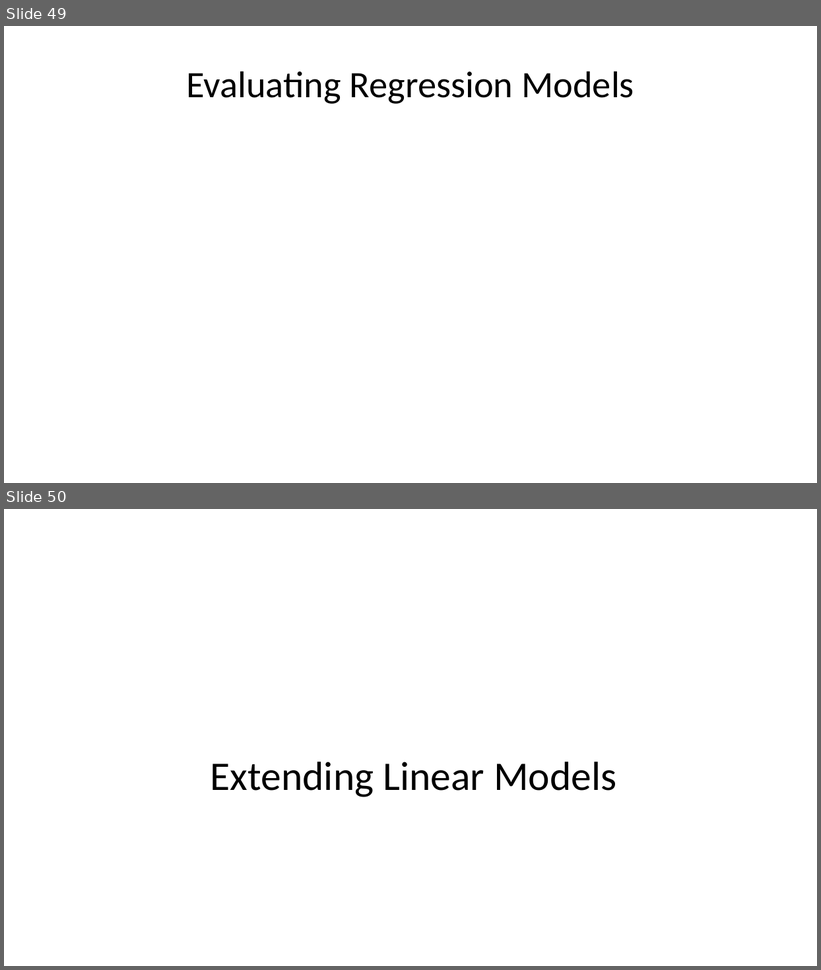
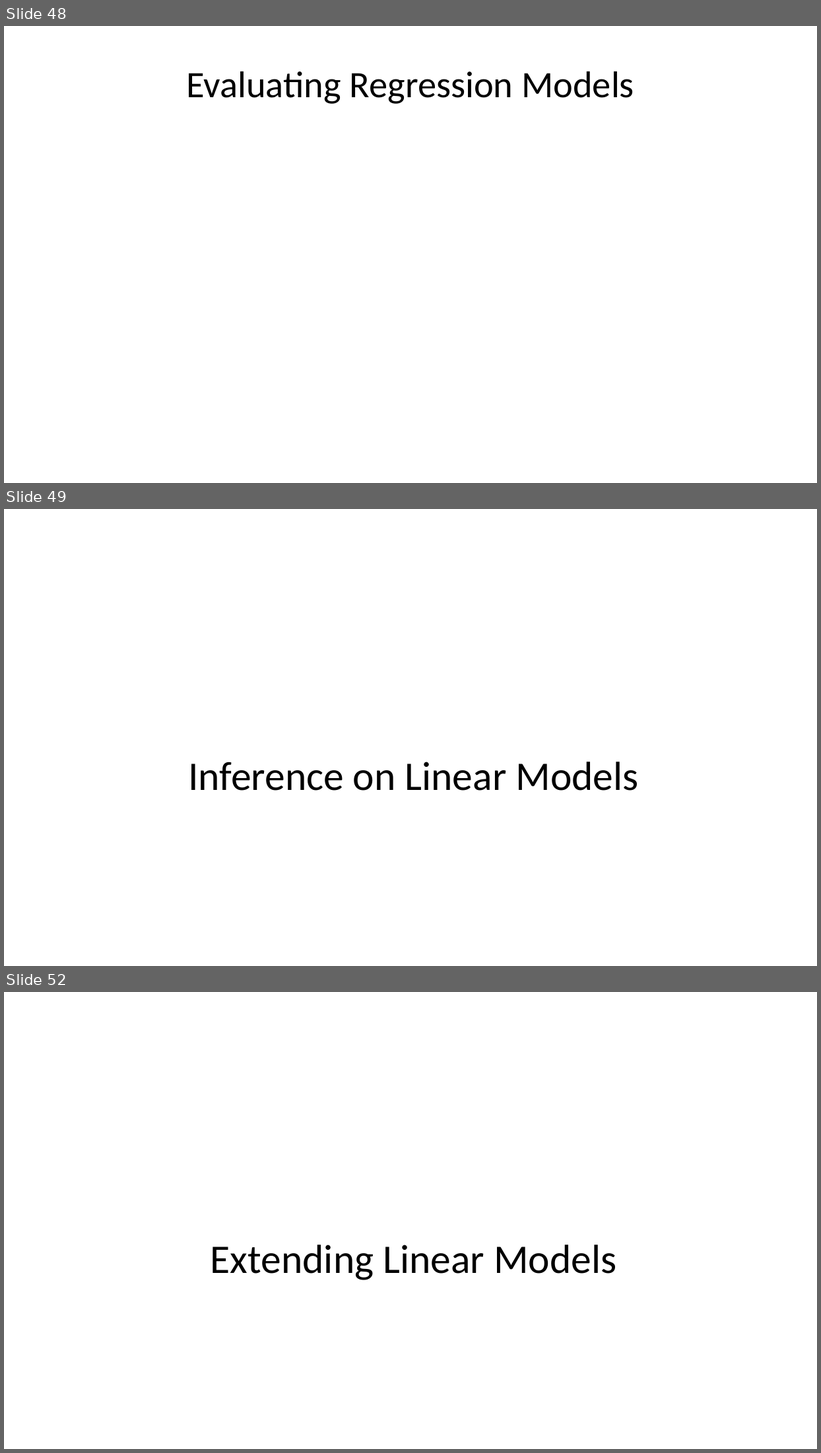
Before and after one commit to StephenElston/CSCI-E-83, a slide deck: LectureSlides/08_IntroductionToLinearModels.pptx. Shown one above the other, each under a label of ours: slides 49 and 50 before the commit, slides 48, 49 and 52 after it; the slides between them are not shown. The pictures are 821x970 and 821x1453 pixels, drawn with LibreOffice and Linux fonts; fonts in the diff are those of the drawing; grey boxes stand for pictures. Boxes give left, top, right and bottom in pixels: in the first picture for what was removed or moved away, otherwise in the second. Text is boxed around its words. In the diff, an @@ line names an element or a change of style, - is before the commit and + after.

Commit message:
Added slides on inference

```diff
--- a/LectureSlides/08_IntroductionToLinearModels.pptx
+++ b/LectureSlides/08_IntroductionToLinearModels.pptx
@@ slide 49 added at (4,509,817,966), background #FFFFFF @@
@@ text added at (188,762,638,791), 36 pt, text #000000 @@
+Inference on Linear Models
@@ what was slide 49 is now slide 48 @@
@@ what was slide 50 is now slide 52 @@
```
Also in this commit, not shown: 4 slides changed, 2 other slides added, 1 slide removed.
